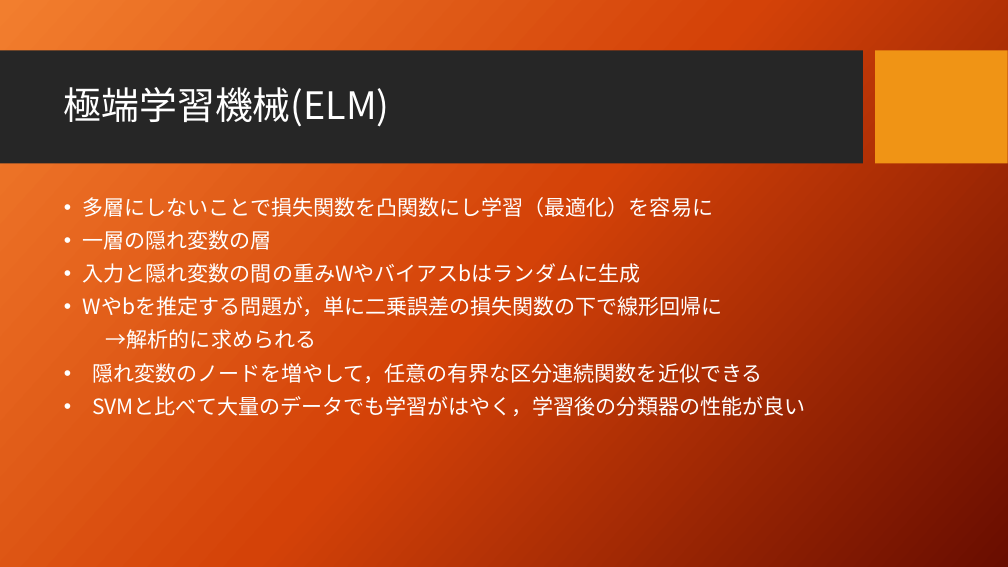
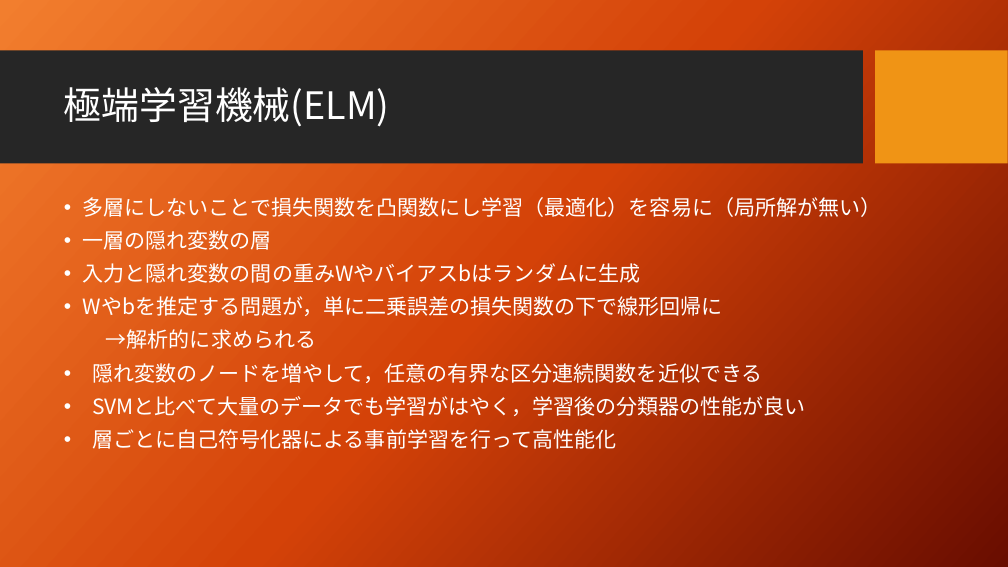
Before and after one commit to seigenji/deep_learning, a slide deck: slide 21 of deep_learning3.4.pptx. Drawn at 1008x567 pixels with LibreOffice and Linux fonts; fonts in the diff are those of the drawing; background and template pictures are left out. Boxes give left, top, right and bottom in pixels: in the first picture for what was removed or moved away, otherwise in the second. Text is boxed around its words. In the diff, an @@ line names an element or a change of style, - is before the commit and + after.

```diff
--- a/deep_learning3.4.pptx
+++ b/deep_learning3.4.pptx
@@ text at <box>83,194,882,220</box>: text changed @@
-  • 多層にしないことで損失関数を凸関数にし学習（最適化）を容易に
+  • 多層にしないことで損失関数を凸関数にし学習（最適化）を容易に（局所解が無い）
@@ text at <box>92,429,616,449</box>: paragraph added @@
+  • 層ごとに自己符号化器による事前学習を行って高性能化
```
Also in this commit, not shown: 3 other slides changed.
